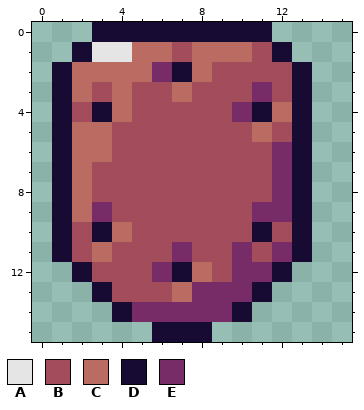
Edited in one commit: pixel-art sprite (Images/Items/copperScale.png). The first picture shows the starting point.
The file is 16x16 pixels.
Palette (. is transparent): A #e5e5e5  B #a34c5c  C #ba6c62  D #170a33  E #772c67
Pixels before, first column x 1:
 0 ..DDDDDDDDD..
 1 .DAACCBCCCBD.
 2 DCCCCEDCBBBBD
 3 DCBCBBCBBBEBD
 4 DBDCBBBBBEDCD
 5 DCCBBBBBBBCBD
 6 DCCBBBBBBBBED
 7 DCBBBBBBBBBED
 8 DCBBBBBBBBBED
 9 DCEBBBBBBBEED
10 DBDCBBBBBBDBD
11 DBCBBBEBBEBED
12 .DBBBEDCBEED.
13 ..DBBBCEEED..
14 ...DEEEEED...
15 .....DDD.....
And afterwards:
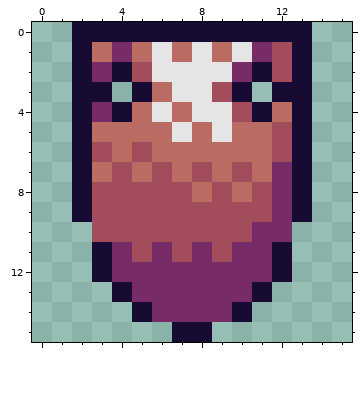
The edit:
Changed rows in their new state; - is an unchanged pixel.
first column x 1:
 0 -D---------DD
 1 --CE-ACA-AEBD
 2 .DEDBAAAAED--
 3 .DD.DCAA-D.D-
 4 .DEDCACAAB---
 5 .D-CCCACAC---
 6 .DBC-CCCCCCB-
 7 .DC-C-C-C-C--
 8 .D-----C-C---
 9 .DB-------B--
10 ..BB------EE.
11 ..DE-EBE--ED.
12 -.DEE-EEE----
13 --.DEEE------
14 ---.D--------
15 -----.-------
